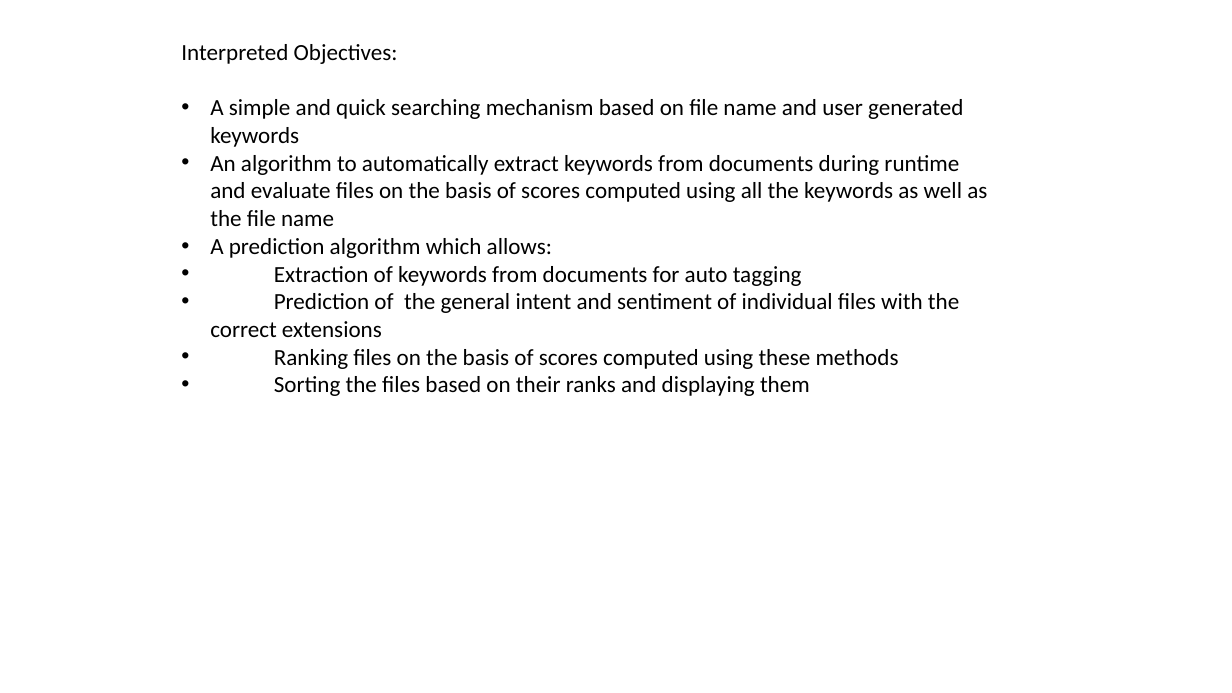
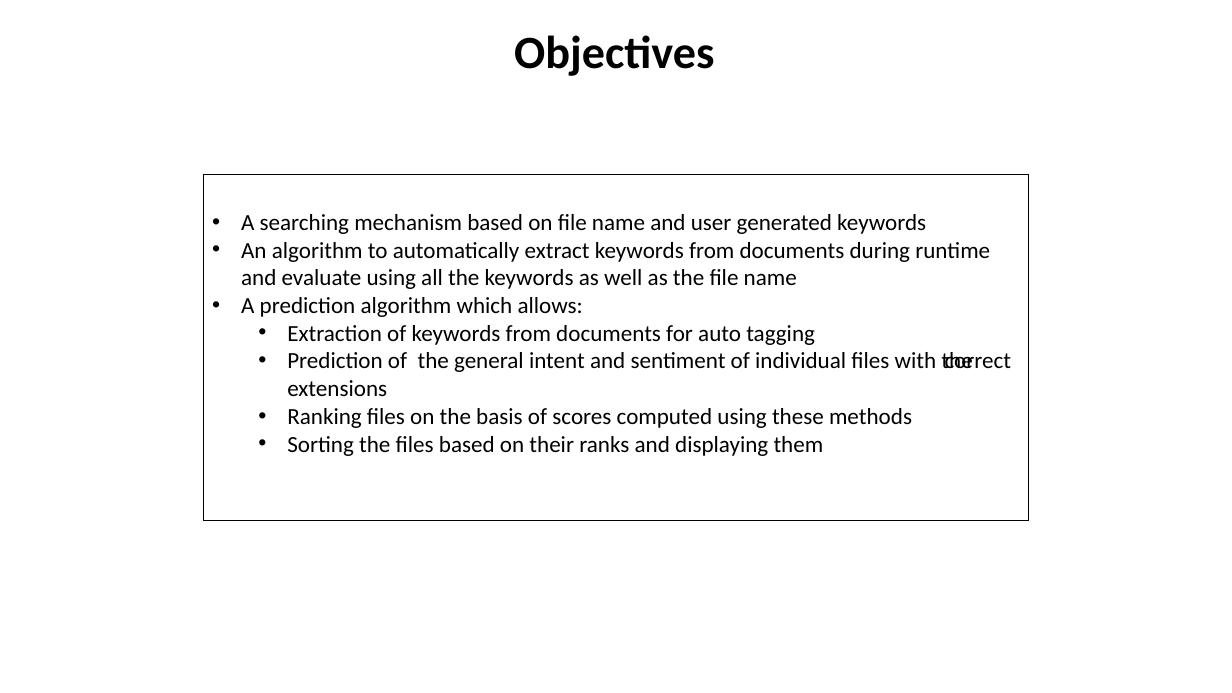
Before and after one commit to Pratyush-S/FindMyFile, a slide deck: slide 1 of Presentation1.pptx. Drawn at 1232x693 pixels with LibreOffice and Linux fonts; fonts in the diff are those of the drawing. Boxes give left, top, right and bottom in pixels: in the first picture for what was removed or moved away, otherwise in the second. Text is boxed around its words. In the diff, an @@ line names an element or a change of style, - is before the commit and + after.

```diff
--- a/Presentation1.pptx
+++ b/Presentation1.pptx
@@ text added at (514,35,714,76), 36 pt, text #000000, bold @@
+Objectives
@@ rectangle "A searching mechanism based on ...": place and size @@
-rectangle "A searching mechanism based on ..." at (181,44,987,396)
+rectangle "A searching mechanism based on ..." at (203,175,1030,520)
@@ rectangle "A searching mechanism based on ..." at (203,175,1030,520): outline none to #000000 0.75 pt @@
@@ text in rectangle at (241,214,990,289): text changed @@
-Interpreted Objectives:
-• A simple and quick searching mechanism based on file name and user generated keywords
-• An algorithm to automatically extract keywords from documents during runtime and evaluate files on the basis of scores computed using all the keywords as well as the file name
+• A searching mechanism based on file name and user generated keywords
+• An algorithm to automatically extract keywords from documents during runtime and evaluate using all the keywords as well as the file name
@@ text in rectangle at (287,325,1011,456): list level 1 to 2 in "Extraction of keywords from documents ..."; list level 1 to 2 in "Prediction of the general intent ..."; list level 1 to 2 in "Ranking files on the basis ..."; list level 1 to 2 in "Sorting the files based on ..." @@
```
Also in this commit, not shown: 1 other slide changed, 1 slide added, 21 other files.
